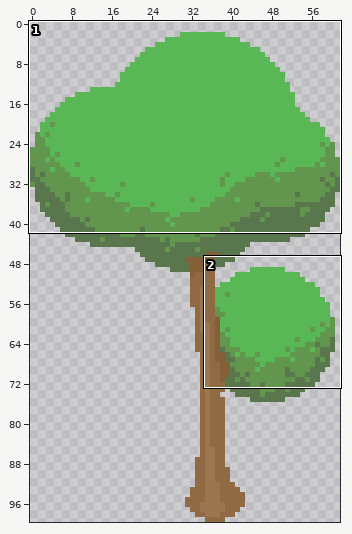
File history of a sprite sheet, bla/Level/Décor/Prairie/arbre 5.png. The first picture is a wide view before the edit; the outline marks the close-up.
Close-up. Earlier state:
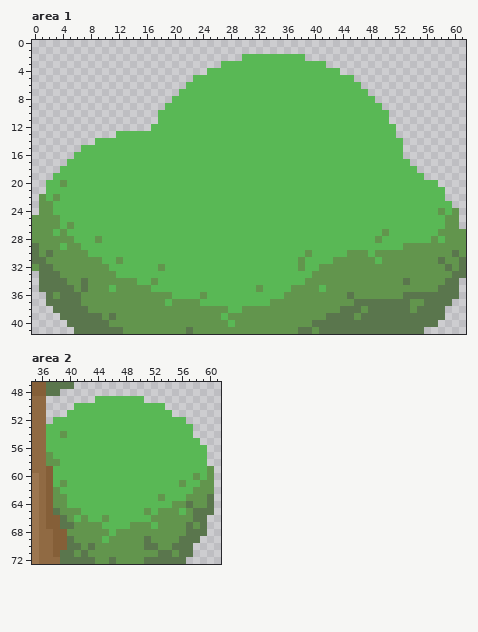
The file is 62x100 pixels. Shown: area 1: x 0..61, y 0..41; area 2: x 35..61, y 47..72.
After the commit:
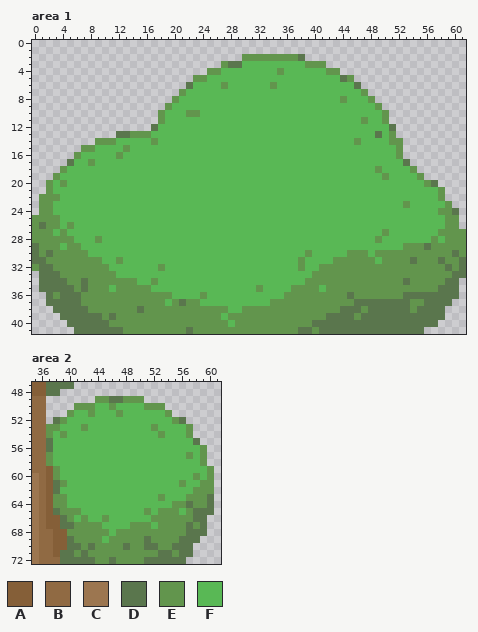
Palette (. is transparent): A #855f38  B #906a43  C #9c7650  D #5a764d  E #62954d  F #59b855
The edit:
Area 1:
y 2: x 30..38 FFFFFFFFF -> EEEEEEEED
y 3: x 27..29 FFF -> EDD; x 39..41 FFF -> EEE
y 4: x 25..26 FF -> EE; x 35 F -> E; x 42..43 FF -> EE
y 5: x 23..24 FF -> EE; x 44..45 FF -> DE
y 6: x 22 F -> D; x 27 F -> E; x 34 F -> E; x 46 F -> D
y 7: x 21 F -> E; x 47 F -> E
y 8: x 20 F -> E; x 44 F -> E; x 48 F -> E
y 9: x 19 F -> E; x 49 F -> E
y 10: x 18 F -> E; x 22..23 FF -> EE; x 50 F -> E
y 11: x 18 F -> E; x 47 F -> E; x 50 F -> E
y 12: x 17 F -> D; x 51 F -> D
y 13: x 12..16 FFFFF -> DDEEE; x 49 F -> D; x 51 F -> E
y 14: x 9..11 FFF -> EEE; x 17 F -> E; x 46 F -> E; x 51..52 FF -> EE
y 15: x 7..8 FF -> EE; x 13 F -> E; x 52 F -> E
y 16: x 6 F -> E; x 12 F -> E; x 52 F -> E
y 17: x 5 F -> D; x 8 F -> E; x 53 F -> D
y 18: x 4 F -> E; x 49 F -> E; x 54 F -> E
y 19: x 3 F -> E; x 50 F -> E; x 55 F -> E
y 20: x 2 F -> E; x 56..57 FF -> ED
y 21..22: x 2 F -> E; x 58 F -> E
y 23: x 53 F -> E; x 59 F -> E
y 24: x 59..60 FE -> ED
y 26: x 1 E -> D
y 29: x 56 E -> D
y 31: x 54 E -> D
y 37: x 21 E -> D
y 38: x 15 E -> D
Area 2:
y 49: x 44..50 FFFFFFF -> EEDDEEE
y 50: x 41..43 FFF -> EEE; x 46 F -> E; x 51..53 FFF -> EEE
y 51: x 40 F -> E; x 43 F -> E; x 47 F -> E; x 54 F -> E
y 52: x 38..39 FF -> DE; x 55..56 FF -> ED
y 53: x 37..38 FF -> EE; x 42 F -> E; x 52 F -> E; x 57 F -> E
y 54: x 37 F -> E; x 53 F -> E; x 57 F -> E
y 55: x 37 F -> D; x 58 F -> D
y 56: x 37 F -> D; x 59 F -> E
y 57: x 57 F -> E; x 59 F -> E
y 58: x 38 E -> F; x 59 F -> E
y 59..60: x 38 F -> E
y 61: x 38 F -> D
y 62: x 38 E -> D
y 70: x 48 E -> D
